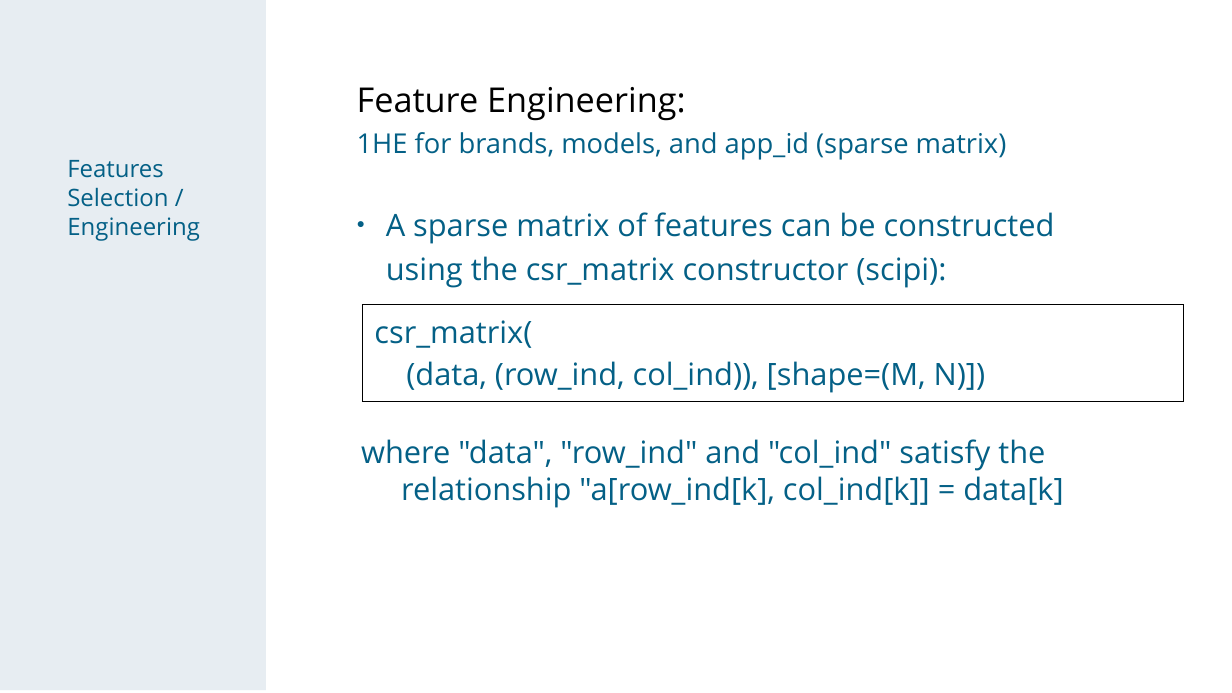
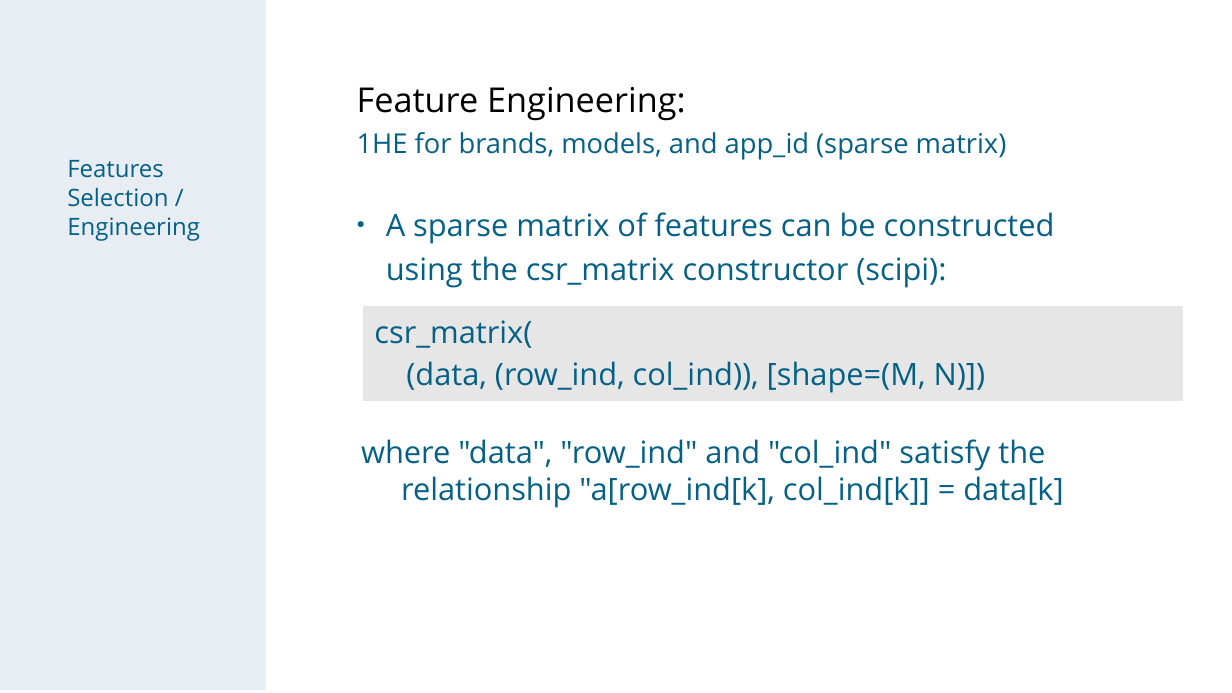
Before and after one commit to chechir/talking_data, a slide deck: slide 6 of brussels/deck_overview_detail.odp. Drawn at 1232x693 pixels with LibreOffice and Linux fonts; fonts in the diff are those of the drawing. Boxes give left, top, right and bottom in pixels: in the first picture for what was removed or moved away, otherwise in the second. Text is boxed around its words. In the diff, an @@ line names an element or a change of style, - is before the commit and + after.

```diff
--- a/brussels/deck_overview_detail.odp
+++ b/brussels/deck_overview_detail.odp
@@ table at (x1=362, y1=304, x2=1183, y2=398) @@
@@ fill none to #E6E6E6 in row 1, column 1 @@
@@ borders changed @@
```
Also in this commit, not shown: 5 other slides changed.
